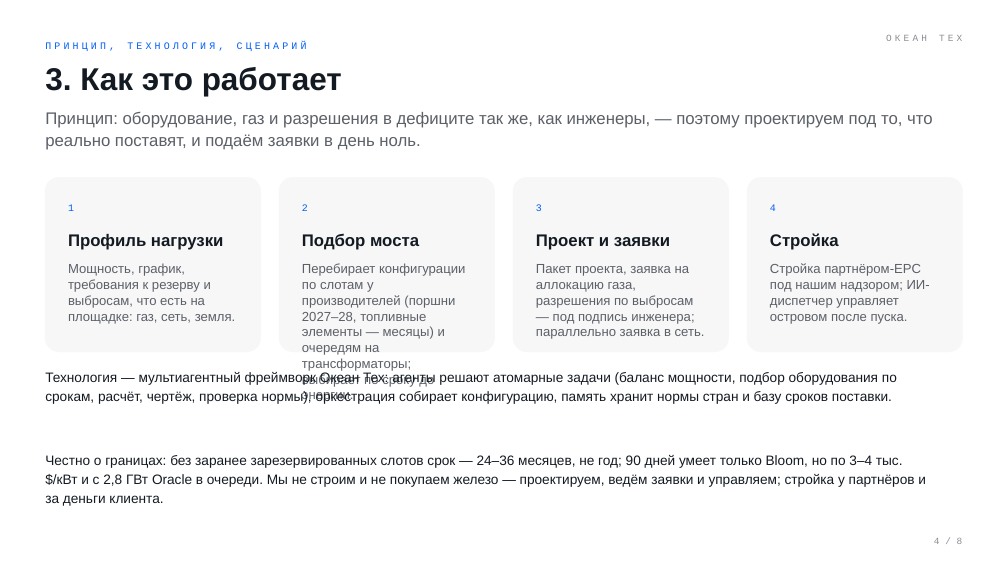
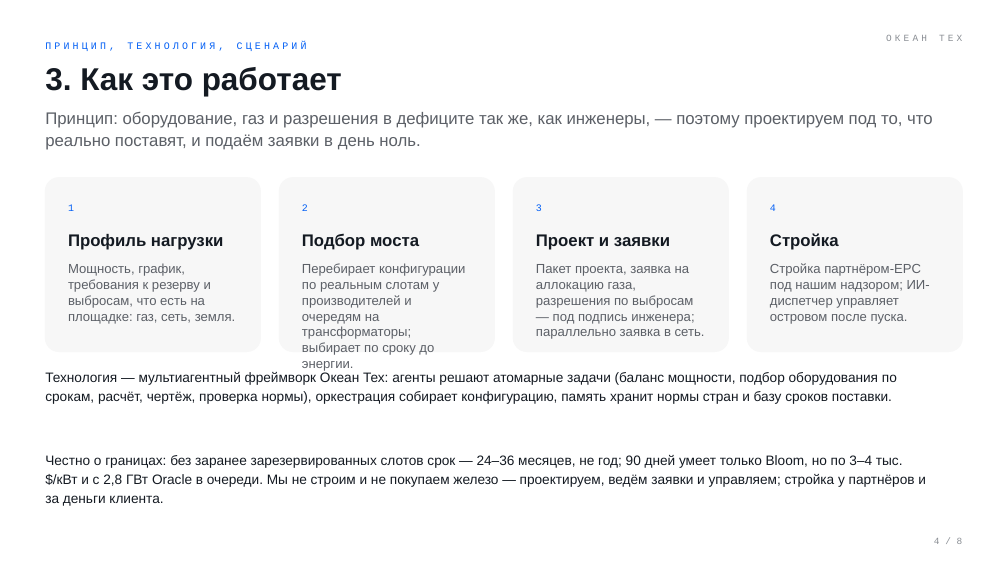
Before and after one commit to komoroshin/research, a slide deck: slide 4 of ai-case-library/research/ventures/grid-idea-island.pptx. Drawn at 1008x567 pixels with LibreOffice and Linux fonts; fonts in the diff are those of the drawing. Boxes give left, top, right and bottom in pixels: in the first picture for what was removed or moved away, otherwise in the second. Text is boxed around its words. In the diff, an @@ line names an element or a change of style, - is before the commit and + after.

```diff
--- a/ai-case-library/research/ventures/grid-idea-island.pptx
+++ b/ai-case-library/research/ventures/grid-idea-island.pptx
@@ text at box(302, 263, 465, 371): text changed @@
-Перебирает конфигурации по слотам у производителей (поршни 2027–28, топливные элементы — месяцы) и очередям на трансформаторы; выбирает по сроку до энергии.
+Перебирает конфигурации по реальным слотам у производителей и очередям на трансформаторы; выбирает по сроку до энергии.
```
Also in this commit, not shown: 1 other slide changed, 2 other files.
